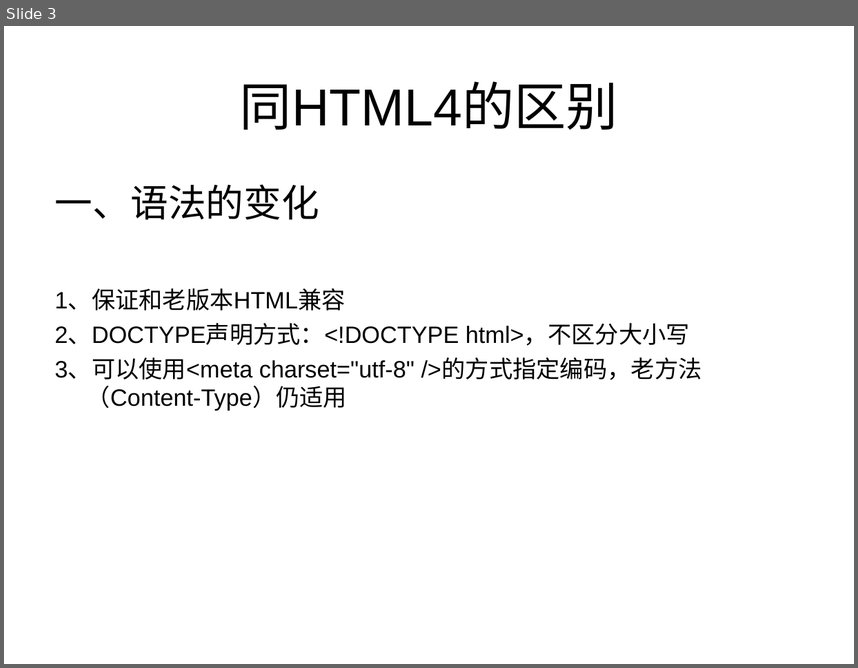
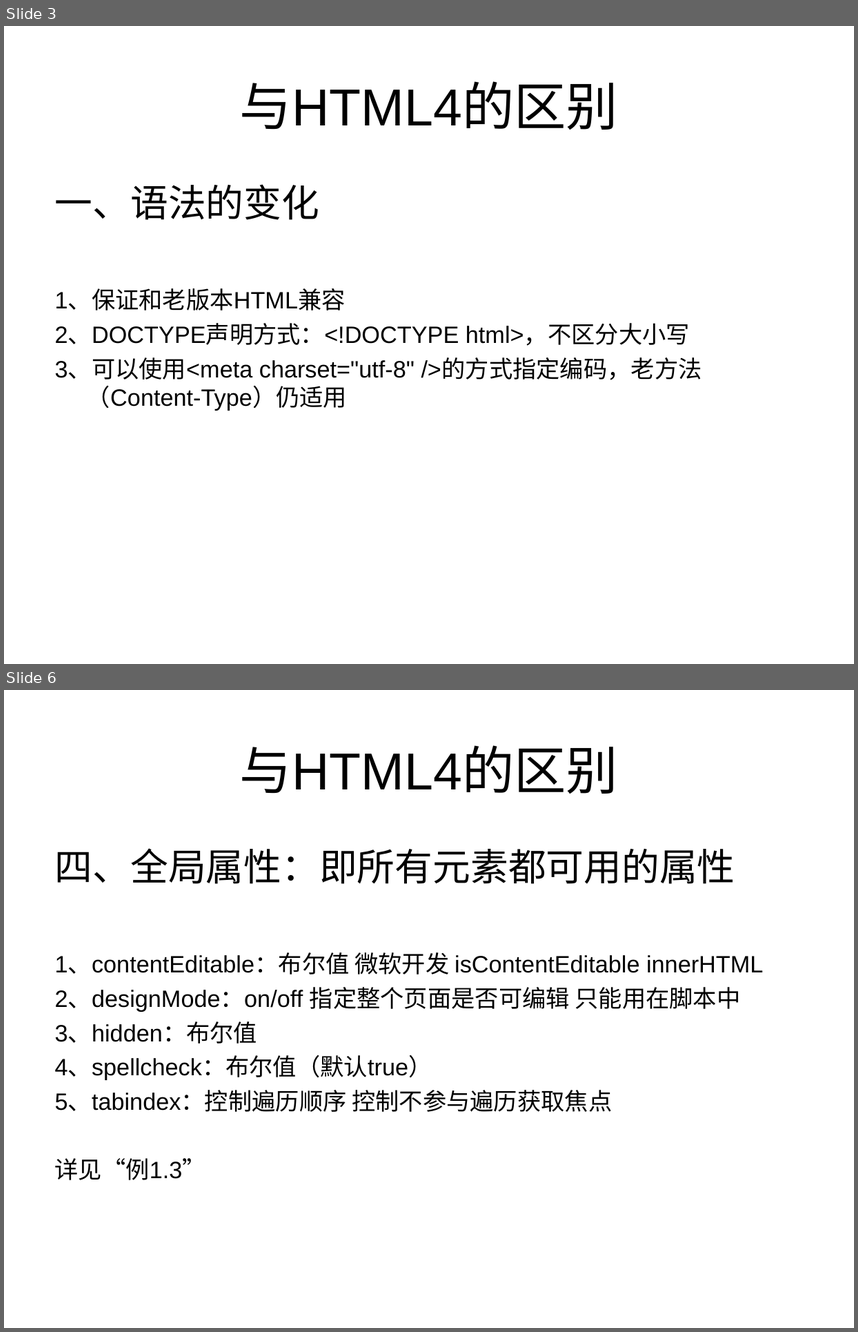
Before and after one commit to testuser2213/tom-wang-manual, a slide deck: manual/html5&css3/html5与css3权威指南/关于HTML5的分享/关于HTML5的分享.ppt. Shown one above the other, each under a label of ours: slide 3 before the commit, slides 3 and 6 after it; the slides between them are not shown. The pictures are 858x668 and 858x1332 pixels, drawn with LibreOffice and Linux fonts; fonts in the diff are those of the drawing. Boxes give left, top, right and bottom in pixels: in the first picture for what was removed or moved away, otherwise in the second. Text is boxed around its words. In the diff, an @@ line names an element or a change of style, - is before the commit and + after.

```diff
--- a/manual/html5&css3/html5与css3权威指南/关于HTML5的分享/关于HTML5的分享.ppt
+++ b/manual/html5&css3/html5与css3权威指南/关于HTML5的分享/关于HTML5的分享.ppt
@@ slide 6 added at (4,690,854,1328), background #FFFFFF @@
@@ title added at (240,745,618,793), 44 pt, text #000000 @@
+与HTML4的区别
@@ text added at (55,848,763,1180), 20 pt, text #000000 @@
+四、全局属性：即所有元素都可用的属性
+1、contentEditable：布尔值 微软开发 isContentEditable innerHTML
+2、designMode：on/off 指定整个页面是否可编辑 只能用在脚本中
+3、hidden：布尔值
+4、spellcheck：布尔值（默认true）
+5、tabindex：控制遍历顺序 控制不参与遍历获取焦点
+详见“例1.3”
@@ slide 3 changed as well @@
@@ title at (240,81,618,129): text changed @@
-同HTML4的区别
+与HTML4的区别
```
Also in this commit, not shown: 3 other slides changed, 4 other slides added, 7 other files.
